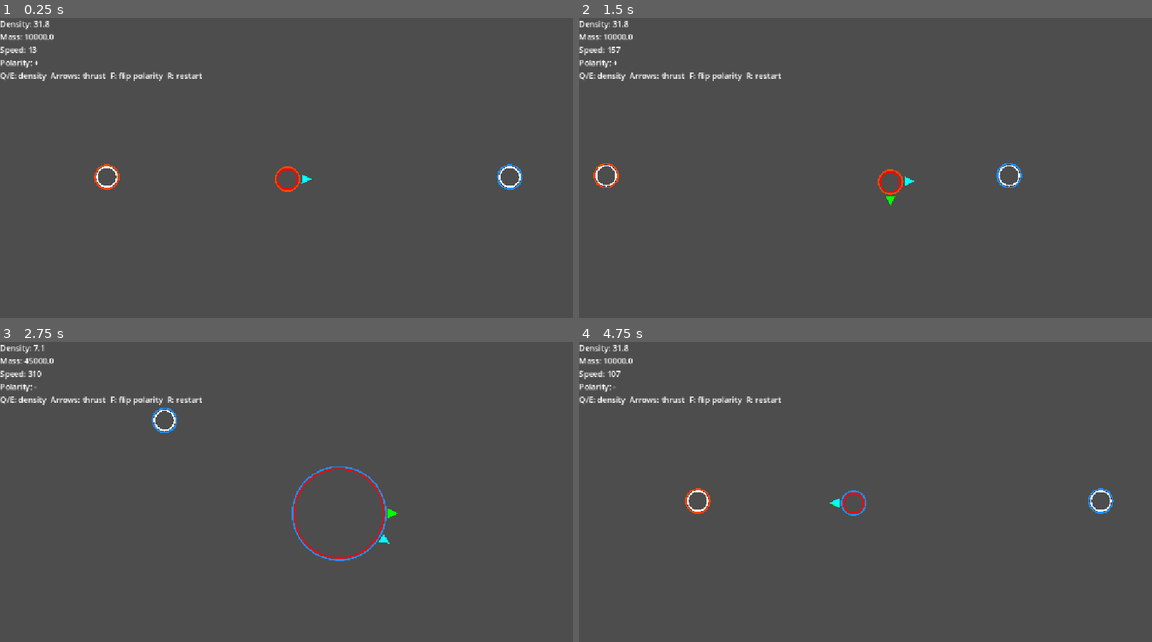
Above: before the commit, frames 1-4 (two rows, left to right).
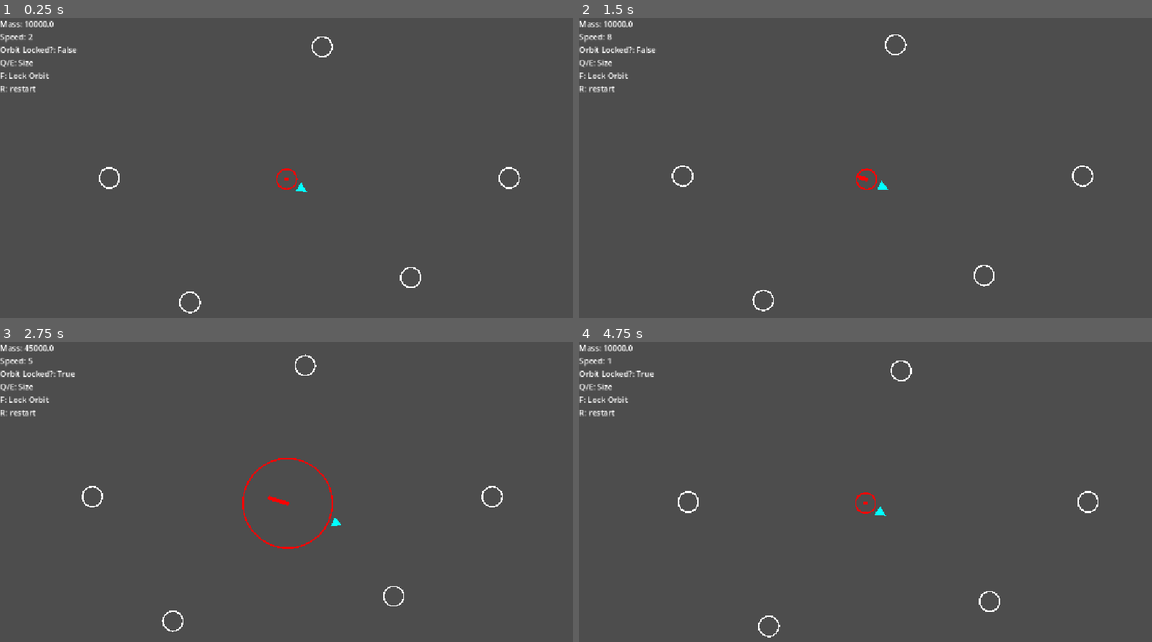
Above: after the commit, the same moments.

Repository: Distracted-Dev-Studios/heavyspace
Game: Godot game, scene res://scenes/main.tscn
The game is run twice, just before and just after one commit, with the same random seed, the same clock (stepped at 60 frames per second) and the same inputs.
Inputs:
- Up to frame 1 (0.25 s): no input
- Up to frame 2 (1.5 s): tap Enter at 0.5 s; hold Right (ui_right) 0.53-1.28 s; tap F (toggle_orbit_lock, bound only after the commit) at 0.6, 1.35 s; hold Down (ui_down) from 1.28 s (still down)
- Up to frame 3 (2.75 s): release Down (ui_down) at 2.03 s; hold Right (ui_right) from 2.03 s (still down); hold E from 2.03 s (still down); tap F (toggle_orbit_lock, bound only after the commit) at 2.3 s
- Up to frame 4 (4.75 s): release Right (ui_right) at 2.78 s; release E at 2.78 s; hold Up (ui_up) 2.78-3.53 s; tap Q at 2.85 s; tap F (toggle_orbit_lock, bound only after the commit) at 3.05, 3.8, 4.35 s; hold R 3.53-4.28 s; hold Left (ui_left) from 3.53 s (still down); tap Space at 4.25 s

The runs differ from the first frame. In frame 1, 1.6% of the frame differs, in the area x 0-92%, y 0-99%; in frame 2, 1.8%; in frame 3, 2.3%, in the area x 0-88%, y 0-97%; in frame 4, 1.8%.

Commit message:
feat: conservation of momentum and lock orbit

Diff:
--- a/project.godot
+++ b/project.godot
@@ -20,6 +20,14 @@
 window/stretch/mode="canvas_items"
 window/stretch/aspect="expand"
 
+[input]
+
+toggle_orbit_lock={
+"deadzone": 0.2,
+"events": [Object(InputEventKey,"resource_local_to_scene":false,"resource_name":"","device":-1,"window_id":0,"alt_pressed":false,"shift_pressed":false,"ctrl_pressed":false,"meta_pressed":false,"pressed":false,"keycode":0,"physical_keycode":70,"key_label":0,"unicode":70,"location":0,"echo":false,"script":null)
+]
+}
+
 [physics]
 
 3d/physics_engine="Jolt Physics"
--- a/scenes/bodies/player.tscn
+++ b/scenes/bodies/player.tscn
@@ -8,7 +8,6 @@
 thrust_force = 2000000.0
 mass_rate = 50000.0
 colour = Color(1, 0, 0, 1)
-polarity = 1
 
 [node name="Camera2D" type="Camera2D" parent="." index="1" unique_id=1418775066]
 zoom = Vector2(2, 2)
--- a/scenes/main.tscn
+++ b/scenes/main.tscn
@@ -9,20 +9,30 @@
 [node name="Main" type="Node2D" unique_id=1708304504]
 script = ExtResource("1_0wfyh")
 
+[node name="HUD" parent="." unique_id=2061443530 instance=ExtResource("4_tbgi4")]
+
+[node name="GravityManager" type="Node" parent="." unique_id=1471896020]
+script = ExtResource("5_tbgi4")
+
 [node name="Player" parent="." unique_id=38709278 instance=ExtResource("1_o5qli")]
 position = Vector2(-64, 1)
 
 [node name="Planet" parent="." unique_id=779685626 instance=ExtResource("3_jyhfs")]
-position = Vector2(-244, -1)
+position = Vector2(-242, 0)
 is_static = true
-polarity = 1
 
 [node name="Planet2" parent="." unique_id=337148612 instance=ExtResource("3_jyhfs")]
-position = Vector2(161, -1)
+position = Vector2(160, 0)
 is_static = true
-polarity = -1
 
-[node name="HUD" parent="." unique_id=2061443530 instance=ExtResource("4_tbgi4")]
+[node name="Planet3" parent="." unique_id=848744760 instance=ExtResource("3_jyhfs")]
+position = Vector2(-161, 125)
+is_static = true
 
-[node name="GravityManager" type="Node" parent="." unique_id=1471896020]
-script = ExtResource("5_tbgi4")
+[node name="Planet4" parent="." unique_id=1910696397 instance=ExtResource("3_jyhfs")]
+position = Vector2(-28, -132)
+is_static = true
+
+[node name="Planet6" parent="." unique_id=1407934259 instance=ExtResource("3_jyhfs")]
+position = Vector2(61, 100)
+is_static = true
--- a/scripts/bodies/body.gd
+++ b/scripts/bodies/body.gd
@@ -1,71 +1,44 @@
 class_name Body
 extends Area2D
 
-## The smallest mass a body is allowed to have.
-const MIN_MASS := 0.1
-
-## How much mass makes 1 pixel of radius (radius = mass / this).
+const MIN_MASS := 8000
 const MASS_PER_PIXEL_OF_RADIUS := 1000.0
-
-## How many line segments are used to draw the circle outline.
 const OUTLINE_SEGMENTS := 48
 const OUTLINE_WIDTH := 1.5
+const RESTITUTION := 0.8
+const POSITIVE_COLOUR := Color.ORANGE_RED
+const NEGATIVE_COLOUR := Color.DODGER_BLUE
 
-## How bouncy collisions are (0 = no bounce, 1 = perfect bounce). Not used yet.
-const RESTITUTION := 0.8
-
-## The body's mass. Changing it also resizes the body.
 @export var mass: float = 1E5:
 	set(new_mass):
+		var old_mass: float = mass
 		mass = max(new_mass, MIN_MASS)
+		conserve_momentum(old_mass, mass)
 		update_radius()
 		queue_redraw()
-
-## If true, the body never moves, but other bodies still bump into it.
 @export var is_static: bool = false
-
-## Magnet-like charge. Neutral bodies always attract with normal gravity.
-## Between two charged bodies, opposites attract and equals repel.
-enum Polarity { NEGATIVE = -1, NEUTRAL = 0, POSITIVE = 1 }
-
-const POSITIVE_COLOUR := Color.ORANGE_RED
-const NEGATIVE_COLOUR := Color.DODGER_BLUE
-## Gap between the outline and the polarity ring.
-const POLARITY_RING_GAP := 2.0
-
-@export var polarity: Polarity = Polarity.NEUTRAL:
-	set(new_polarity):
-		polarity = new_polarity
-		queue_redraw()
-
-
 @export var colour: Color = Color.WHITE
 @export var initial_velocity: Vector2 = Vector2.ZERO
 @export var collider: CollisionShape2D
+@export var is_orbit_locked: bool = false:
+	set(value):
+		is_orbit_locked = value
+		if not value:
+			orbit_parent = null
 
 var radius: float = 1.0
 var velocity: Vector2 = Vector2.ZERO
-
-## Pull from all other bodies, set by the GravityManager every step.
 var gravity_acceleration: Vector2 = Vector2.ZERO
-
-## Mass per unit of area.
-var density: float:
-	get:
-		return mass / (PI * radius * radius)
+var orbit_parent: Body
 
 
 func _ready() -> void:
 	velocity = initial_velocity
 	add_to_group("bodies")
 	update_radius()
-	print(get_children())  # Debug: lists this body's child nodes
 
 
-## If this body and `other` overlap, pushes them apart and stops them
-## moving further into each other.
 func resolve_overlap(other: Body) -> void:
-
 	if is_static and other.is_static:
 		return
 
@@ -74,29 +47,22 @@
 	var touching_distance := radius + other.radius
 
 	if distance_between_centres >= touching_distance:
-		return  # Not overlapping
+		return
 
-	# Direction from this body to the other one (length 1).
-	# If both centres are in exactly the same spot, pick any direction.
 	var push_direction := Vector2.RIGHT
 	if distance_between_centres > 0.0:
 		push_direction = offset_to_other / distance_between_centres
 
-	# "Inverse mass" (1 / mass) decides how much each body moves:
-	# heavy bodies get a small value and move less, static bodies get 0 and don't move.
 	var my_inverse_mass := 0.0 if is_static else 1.0 / mass
 	var other_inverse_mass := 0.0 if other.is_static else 1.0 / other.mass
 	var total_inverse_mass := my_inverse_mass + other_inverse_mass
 
-	# Split the overlap between the two bodies, in proportion to their inverse masses.
 	var overlap_amount := touching_distance - distance_between_centres
 	var my_share := my_inverse_mass / total_inverse_mass
 	var other_share := other_inverse_mass / total_inverse_mass
 	global_position -= push_direction * overlap_amount * my_share
 	other.global_position += push_direction * overlap_amount * other_share
 
-	# If they're still moving toward each other, cancel the part of each velocity
-	# that points into the collision. Sideways (sliding) motion is kept.
 	var relative_velocity := velocity - other.velocity
 	var are_moving_closer := relative_velocity.dot(push_direction) > 0.0
 	if are_moving_closer:
@@ -108,14 +74,13 @@
 
 func _draw() -> void:
 	draw_arc(Vector2.ZERO, radius, 0.0, TAU, OUTLINE_SEGMENTS, colour, OUTLINE_WIDTH)
-	if polarity != Polarity.NEUTRAL:
-		var ring_colour := POSITIVE_COLOUR if polarity == Polarity.POSITIVE else NEGATIVE_COLOUR
-		draw_arc(Vector2.ZERO, radius + POLARITY_RING_GAP, 0.0, TAU, OUTLINE_SEGMENTS, ring_colour, OUTLINE_WIDTH)
 
 
-## Sets the radius from the mass and resizes the collision circle to match.
 func update_radius() -> void:
 	radius = mass / MASS_PER_PIXEL_OF_RADIUS
-	# The collider isn't ready yet when the mass is first set in the editor.
 	if is_node_ready():
 		(collider.shape as CircleShape2D).radius = radius
+
+
+func conserve_momentum(old_mass: float, new_mass: float) -> void:
+	velocity = old_mass / new_mass * velocity
--- a/scripts/bodies/player.gd
+++ b/scripts/bodies/player.gd
@@ -7,41 +7,39 @@
 const ARROW_GAP := 4.0
 const INPUT_ARROW_COLOUR := Color.GREEN
 const GRAVITY_ARROW_COLOUR := Color.CYAN
+const TRAIL_COLOR = Color8(255, 0, 0, 50)
+const MAX_TRAIL_POINTS = 250
 
 @export var thrust_force: float = 2E5
 @export var mass_rate: float = 5E4
 
-var input_direction: Vector2 = Vector2.ZERO
+var trail: Array[Vector2] = []
+
+
+func _process(_delta: float):
+	trail.append(global_position)
+	if trail.size() > MAX_TRAIL_POINTS:
+		trail.pop_front()
+	queue_redraw()
 
 
 func _physics_process(delta: float) -> void:
-	input_direction = Input.get_vector("ui_left", "ui_right", "ui_up", "ui_down")
-
-	var thrust_velocity = input_direction * (thrust_force / mass) * delta
-	print(thrust_velocity)
-	velocity += thrust_velocity
-
 	if Input.is_physical_key_pressed(KEY_E):
 		mass = mass + mass_rate * delta
 	if Input.is_physical_key_pressed(KEY_Q):
 		mass = mass - mass_rate * delta
+	if Input.is_action_just_pressed("toggle_orbit_lock"):
+		is_orbit_locked = !is_orbit_locked
 
 	queue_redraw()
 
 
-func _unhandled_input(event: InputEvent) -> void:
-	# F flips the player's polarity between positive and negative.
-	if event is InputEventKey and event.pressed and not event.echo and event.physical_keycode == KEY_F:
-		polarity = Polarity.NEGATIVE if polarity == Polarity.POSITIVE else Polarity.POSITIVE
+func _draw() -> void:
+	super()
+	_draw_arrow(gravity_acceleration, GRAVITY_ARROW_COLOUR)
+	_draw_trail_point()
 
 
-func _draw() -> void:
-	super()
-	_draw_arrow(input_direction, INPUT_ARROW_COLOUR)
-	_draw_arrow(gravity_acceleration, GRAVITY_ARROW_COLOUR)
-
-
-## Draws a triangle just outside the outline, pointing in `direction`.
 func _draw_arrow(direction: Vector2, arrow_colour: Color) -> void:
 	if direction.is_zero_approx():
 		return
@@ -50,3 +48,8 @@
 	var base := forward * (radius + ARROW_GAP)
 	var tip := base + forward * ARROW_SIZE
 	draw_colored_polygon(PackedVector2Array([tip, base + side, base - side]), arrow_colour)
+
+
+func _draw_trail_point():
+	for p in trail:
+		draw_circle(to_local(p), 2.0, TRAIL_COLOR)
--- a/scripts/gravity_manager.gd
+++ b/scripts/gravity_manager.gd
@@ -1,7 +1,7 @@
 extends Node
 
 @export var G: float = 100.0
-@export var softening: float = 10.0
+@export var softening: float = 1.0
 @export var max_speed: float = 1500.0
 @export var substeps: int = 4
 
@@ -17,6 +17,11 @@
 	var accels: Array[Vector2] = []
 	accels.resize(bodies.size())
 	accels.fill(Vector2.ZERO)
+	var best_pull: Array[float] = []
+	best_pull.resize(bodies.size())
+	best_pull.fill(0.0)
+	var best_parent: Array = []
+	best_parent.resize(bodies.size())
 
 	for i in bodies.size():
 		for j in range(i + 1, bodies.size()):
@@ -24,20 +29,56 @@
 			var b: Body = bodies[j]
 			var d := b.global_position - a.global_position
 			var dist_sq := d.length_squared() + softening * softening
-			# Like magnets: opposite charges attract (+1), equal charges repel (-1).
-			# If either body is neutral the charge is 0 and it's normal attraction.
-			var charge: int = a.polarity * b.polarity
-			var polarity := 1.0 if charge == 0 else float(-charge)
-			var dir := d / sqrt(dist_sq) * polarity
-			accels[i] += dir * G * b.mass / dist_sq
-			accels[j] -= dir * G * a.mass / dist_sq
-			bodies[i].resolve_overlap(bodies[j])
+			var dir := d / sqrt(dist_sq)
+
+			var pull_on_a := G * b.mass / dist_sq
+			var pull_on_b := G * a.mass / dist_sq
+
+			if pull_on_a > best_pull[i]:
+				best_pull[i] = pull_on_a
+				best_parent[i] = b
+			if pull_on_b > best_pull[j]:
+				best_pull[j] = pull_on_b
+				best_parent[j] = a
+
+			accels[i] += dir * pull_on_a
+			accels[j] -= dir * pull_on_b
+
+			a.resolve_overlap(b)
 
 	for i in bodies.size():
 		var body: Body = bodies[i]
 		body.gravity_acceleration = accels[i]
 		if body.is_static:
 			continue
+
+		if body.is_orbit_locked:
+			# Keep the parent chosen at lock time; only pick one if none is set
+			if body.orbit_parent == null:
+				body.orbit_parent = best_parent[i]
+			if body.orbit_parent:
+				_step_locked(body, dt)
+				continue
+
 		body.velocity += accels[i] * dt
 		body.velocity = body.velocity.limit_length(max_speed)
 		body.global_position += body.velocity * dt
+
+
+func _step_locked(body: Body, dt: float) -> void:
+	var parent := body.orbit_parent
+	var offset := body.global_position - parent.global_position
+	var r := offset.length()
+	if r < 0.001:
+		return
+
+	var rel_vel := body.velocity - parent.velocity
+	var speed := rel_vel.length() # preserved
+	var sgn := 1.0 if offset.cross(rel_vel) >= 0.0 else -1.0 # keep spin direction
+
+	# Rotate around the parent by the arc length travelled this step
+	var new_offset := offset.rotated(sgn * speed * dt / r)
+	var tangent := -sgn * new_offset.orthogonal().normalized()
+
+	body.global_position = parent.global_position + new_offset
+	body.velocity = parent.velocity + tangent * speed
--- a/scripts/main.gd
+++ b/scripts/main.gd
@@ -5,11 +5,10 @@
 
 
 func _process(_delta: float) -> void:
-	label.text = "Density: %.1f\nMass: %.1f\nSpeed: %.0f\nPolarity: %s\nQ/E: density  Arrows: thrust  F: flip polarity  R: restart" % [
-		player.density,
+	label.text = "Mass: %.1f\nSpeed: %.0f\nOrbit Locked?: %s\nQ/E: Size\nF: Lock Orbit\nR: restart" % [
 		player.mass,
 		player.velocity.length(),
-		"+" if player.polarity == Body.Polarity.POSITIVE else "-",
+		"True" if player.is_orbit_locked else "False",
 	]
 	if Input.is_physical_key_pressed(KEY_R):
 		get_tree().reload_current_scene()
